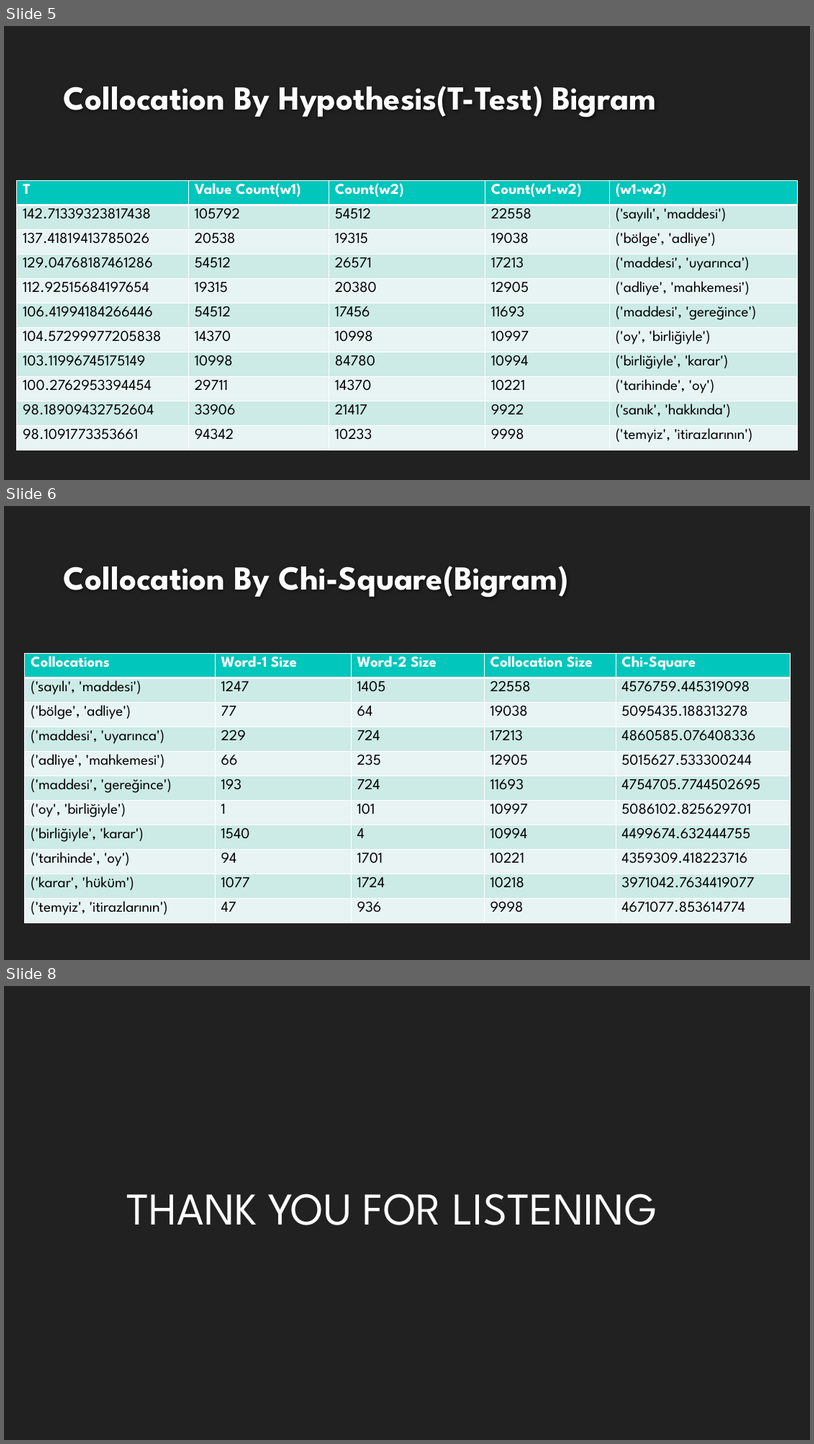
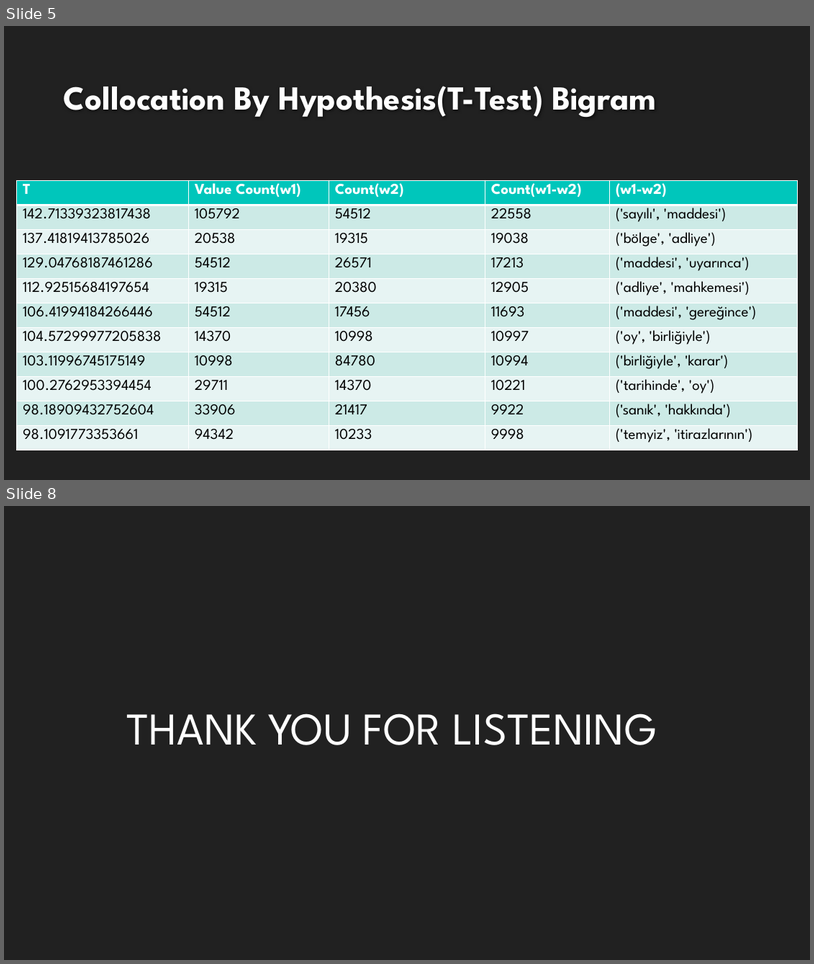
Before and after one commit to huseynhasilci/CSE4095S22_GRP_9, a slide deck: Intro to Natural Language Processing.pptx. Shown one above the other, each under a label of ours: slides 5, 6 and 8 before the commit, slides 5 and 8 after it; the slides between them are not shown. The pictures are 814x1444 and 814x964 pixels, drawn with LibreOffice and Linux fonts; fonts in the diff are those of the drawing; background and template pictures are left out. Boxes give left, top, right and bottom in pixels: in the first picture for what was removed or moved away, otherwise in the second. Text is boxed around its words. In the diff, an @@ line names an element or a change of style, - is before the commit and + after.

```diff
--- a/Intro to Natural Language Processing.pptx
+++ b/Intro to Natural Language Processing.pptx
@@ slide 6 removed at box(4, 506, 810, 960), background #212121 @@
@@ title removed at box(64, 566, 568, 597) @@
-Collocation By Chi-Square(Bigram)
@@ table removed at box(25, 653, 791, 923), 11 rows, 5 columns @@
-Collocations | Word-1 Size | Word-2 Size | Collocation Size | Chi-Square
-('sayılı', 'maddesi') | 1247 | 1405 | 22558 | 4576759.445319098
-('bölge', 'adliye') | 77 | 64 | 19038 | 5095435.188313278
-('maddesi', 'uyarınca') | 229 | 724 | 17213 | 4860585.076408336
-('adliye', 'mahkemesi') | 66 | 235 | 12905 | 5015627.533300244
-('maddesi', 'gereğince') | 193 | 724 | 11693 | 4754705.7744502695
-('oy', 'birliğiyle') | 1 | 101 | 10997 | 5086102.825629701
-('birliğiyle', 'karar') | 1540 | 4 | 10994 | 4499674.632444755
-('tarihinde', 'oy') | 94 | 1701 | 10221 | 4359309.418223716
-('karar', 'hüküm') | 1077 | 1724 | 10218 | 3971042.7634419077
-('temyiz', 'itirazlarının') | 47 | 936 | 9998 | 4671077.853614774
```
Also in this commit, not shown: 1 slide changed, 1 slide added.
